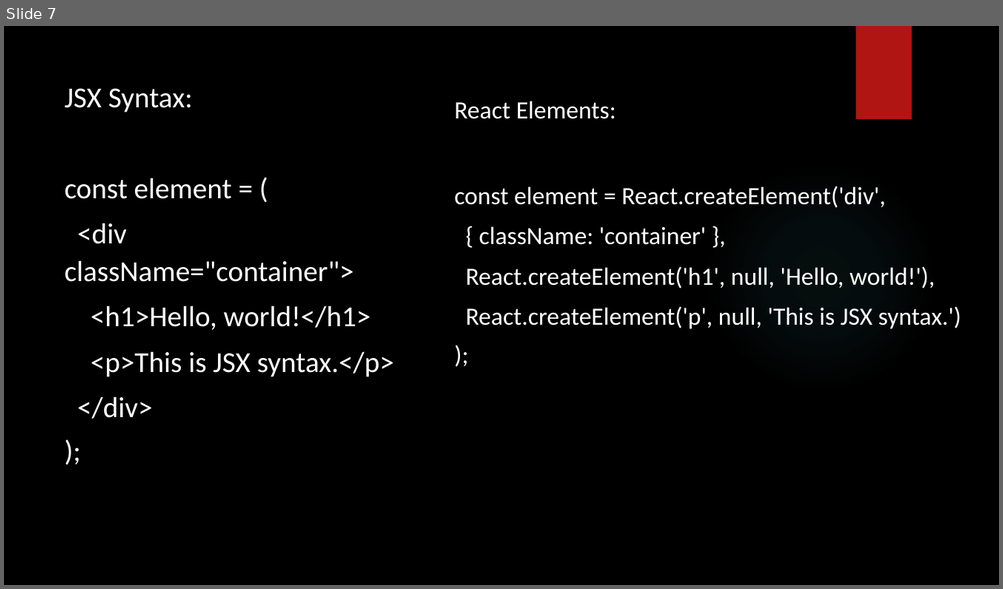
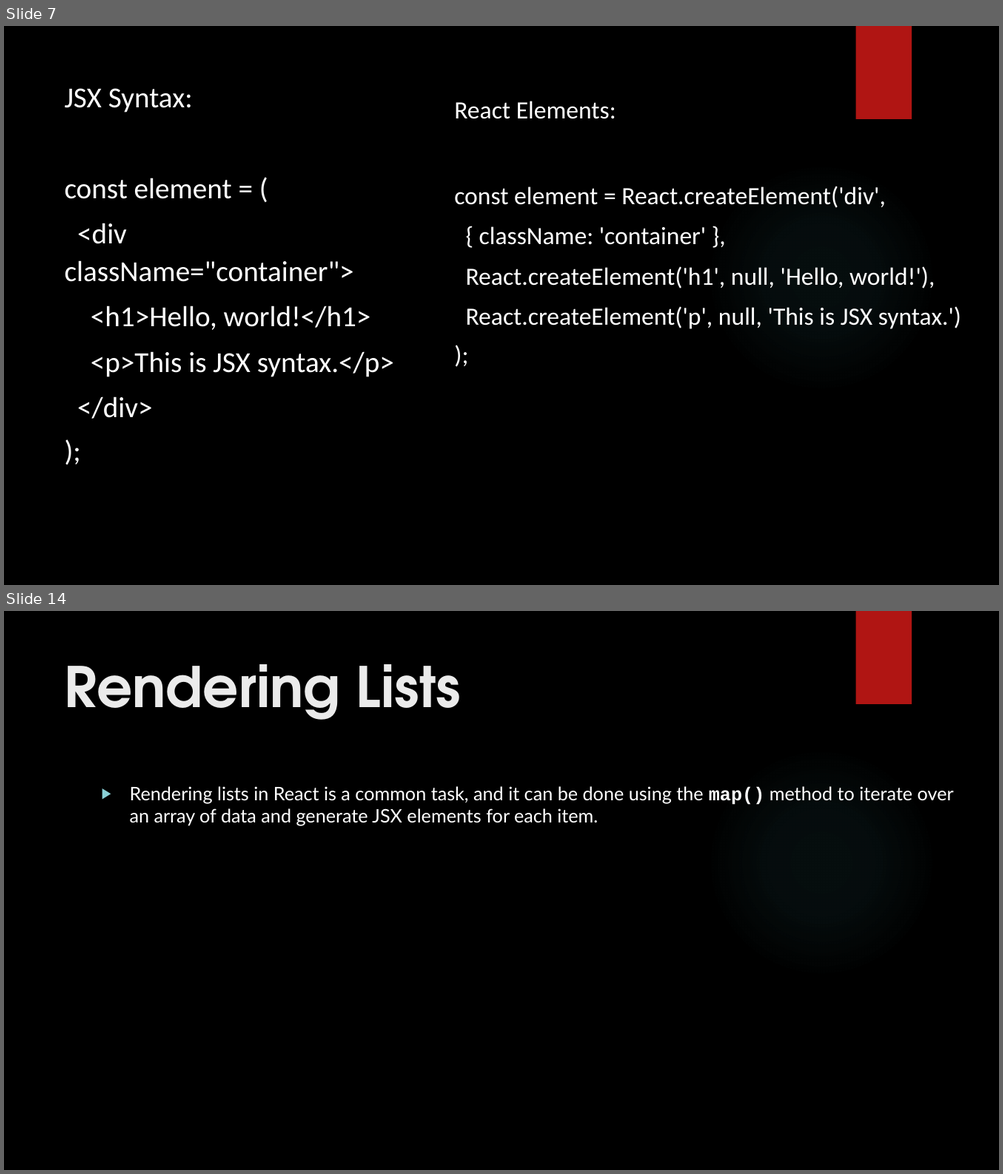
Before and after one commit to onkarbhawar111/React-batch-7-Oct, a slide deck: React PPT.pptx. Shown one above the other, each under a label of ours: slide 7 before the commit, slides 7 and 14 after it; the slides between them are not shown. The pictures are 1003x589 and 1003x1174 pixels, drawn with LibreOffice and Linux fonts; fonts in the diff are those of the drawing; background and template pictures are left out. Boxes give left, top, right and bottom in pixels: in the first picture for what was removed or moved away, otherwise in the second. Text is boxed around its words. In the diff, an @@ line names an element or a change of style, - is before the commit and + after.

```diff
--- a/React PPT.pptx
+++ b/React PPT.pptx
@@ slide 14 added at (4, 611, 999, 1170), background picture (left out); not listed: 2 template elements that a slide beside it also shows @@
@@ title added at (64, 664, 461, 720), 54 pt, text #EBEBEB, bold @@
+Rendering Lists
@@ text added at (130, 786, 953, 826), 18 pt, text #FFFFFF @@
+▶ Rendering lists in React is a common task, and it can be done using the map() method to iterate over an array of data and generate JSX elements for each item.
```
Also in this commit, not shown: 15 other slides added, 7 other files.
